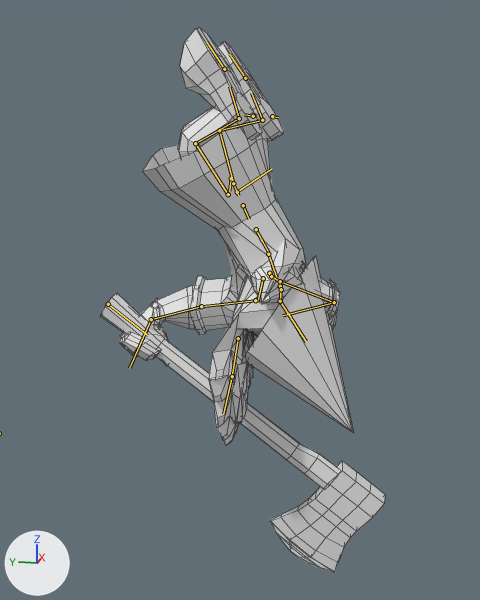
An edit to the FBX model Assets/Prefabs/Default Gnome.fbx, drawn before and after from the same camera.
Camera for both pictures: a camera (50 mm lens) standing at (-12.17, -7.72, 8.53) and looking at (-0.33, -5.35, 5.56). The axes (+X, +Y, +Z) are drawn at lower left. The lights are the same throughout. Both versions are drawn at frame 21 of the action '003_Chop'; the numbers are the values there. The bones that bend it are drawn over the model as lines. Mesh edges are drawn as thin lines.

Objects in the first picture: 'Roundcube.004', 'axe.001'.
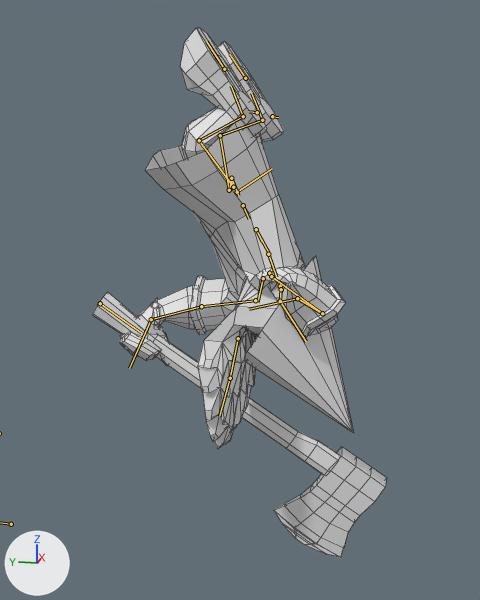
Location of each change, [x1, y1, x2, y2] in pixels of the pictures (480 x 600 px):
'Roundcube.004', posed
    before: [120, 27, 354, 445]
    after: [120, 27, 354, 449]
'axe.001', posed
    before: [100, 293, 385, 573]
    after: [93, 292, 387, 558]
bone 'ORG-thigh.L', root to tip
    before: (233, 183) to (219, 130)
    after: (229, 190) to (220, 135)
bone 'ORG-shin.L', root to tip
    before: (219, 130) to (262, 120)
    after: (220, 135) to (262, 120)
bone 'ORG-thigh.R', root to tip
    before: (228, 194) to (195, 143)
    after: (233, 187) to (199, 140)
bone 'ORG-shin.R', root to tip
    before: (195, 143) to (239, 118)
    after: (199, 140) to (243, 116)
bone 'ORG-foot.R', root to tip
    before: (239, 118) to (229, 86)
    after: (243, 116) to (231, 86)
bone 'ORG-toe.R', root to tip
    before: (224, 69) to (206, 42)
    after: (224, 69) to (206, 41)
bone 'ORG-beard', root to tip
    before: (238, 338) to (232, 376)
    after: (238, 338) to (230, 378)
bone 'ORG-upper_arm.R', root to tip
    before: (271, 276) to (280, 281)
    after: (271, 276) to (322, 313)
bone 'ORG-forearm.R', root to tip
    before: (280, 281) to (334, 302)
    after: (322, 313) to (297, 298)
bone 'ORG-hand.R', root to tip
    before: (334, 302) to (283, 315)
    after: (297, 298) to (249, 309)
bone 'Axe', root to tip
    before: (108, 304) to (148, 335)
    after: (100, 303) to (141, 333)

The change, as a list of edits to the scene's bpy script:
```text
Change bone_mch_spine_001:
    where bone_mch_spine_001 = bpy.data.objects['rig'].pose.bones['MCH-spine.001']  # child of 'torso'
    bone_mch_spine_001.rotation_quaternion: (0.998, -0.003, 0.021, 0.056) -> (1.0, 0.0, 0.0, 0.0)  # degrees (0, 2, 6) -> degrees (0, 0, 0)
Change bone_mch_spine:
    where bone_mch_spine = bpy.data.objects['rig'].pose.bones['MCH-spine']  # child of 'spine_fk.001'
    bone_mch_spine.rotation_quaternion: (0.998, -0.003, 0.021, 0.056) -> (1.0, 0.0, 0.0, 0.0)  # degrees (0, 2, 6) -> degrees (0, 0, 0)
Change bone_org_thigh_l:
    where bone_org_thigh_l = bpy.data.objects['rig'].pose.bones['ORG-thigh.L']  # child of 'ORG-spine'
    bone_org_thigh_l.rotation_quaternion: (0.976, 0.203, 0.029, -0.067) -> (0.961, 0.264, -0.028, 0.075)  # degrees (23, 5, -7) -> degrees (30, -5, 8)
Change bone_org_shin_l:
    where bone_org_shin_l = bpy.data.objects['rig'].pose.bones['ORG-shin.L']  # child of 'ORG-thigh.L'
    bone_org_shin_l.rotation_quaternion: (0.768, 0.641, 0.0, 0.0) -> (0.839, 0.545, 0.0, 0.0)  # degrees (80, 0, 0) -> degrees (66, 0, 0)
Change bone_org_foot_l:
    where bone_org_foot_l = bpy.data.objects['rig'].pose.bones['ORG-foot.L']  # child of 'ORG-shin.L'
    bone_org_foot_l.rotation_quaternion: (0.99, -0.132, -0.027, -0.042) -> (0.985, -0.08, -0.088, -0.124)  # degrees (-15, -4, -4) -> degrees (-8, -11, -14)
Change bone_org_thigh_r:
    where bone_org_thigh_r = bpy.data.objects['rig'].pose.bones['ORG-thigh.R']  # child of 'ORG-spine'
    bone_org_thigh_r.rotation_quaternion: (0.997, 0.067, -0.016, 0.037) -> (0.982, -0.004, -0.077, 0.171)  # degrees (8, -2, 4) -> degrees (-2, -9, 20)
Change bone_org_shin_r:
    where bone_org_shin_r = bpy.data.objects['rig'].pose.bones['ORG-shin.R']  # child of 'ORG-thigh.R'
    bone_org_shin_r.rotation_quaternion: (0.767, 0.641, 0.0, 0.0) -> (0.725, 0.689, 0.0, 0.0)  # degrees (80, 0, 0) -> degrees (87, 0, 0)
Change bone_org_foot_r:
    where bone_org_foot_r = bpy.data.objects['rig'].pose.bones['ORG-foot.R']  # child of 'ORG-shin.R'
    bone_org_foot_r.rotation_quaternion: (0.985, 0.058, -0.145, -0.076) -> (0.963, -0.012, -0.216, -0.163)  # degrees (8, -16, -10) -> degrees (3, -25, -20)
Change bone_org_toe_r:
    where bone_org_toe_r = bpy.data.objects['rig'].pose.bones['ORG-toe.R']  # child of 'ORG-foot.R'
    bone_org_toe_r.rotation_quaternion: (0.999, 0.048, 0.0, -0.002) -> (1.0, 0.0, 0.0, 0.0)  # degrees (5, 0, 0) -> degrees (0, 0, 0)
Change bone_org_beard:
    where bone_org_beard = bpy.data.objects['rig'].pose.bones['ORG-beard']  # child of 'ORG-spine.006'
    bone_org_beard.rotation_quaternion: (0.564, -0.161, -0.075, 0.806) -> (0.592, -0.246, 0.061, 0.765)  # degrees (-18, 10, 108) -> degrees (-13, 27, 102)
Change bone_org_upper_arm_r:
    where bone_org_upper_arm_r = bpy.data.objects['rig'].pose.bones['ORG-upper_arm.R']  # child of 'ORG-shoulder.R'
    bone_org_upper_arm_r.rotation_quaternion: (-0.056, -0.984, 0.166, -0.017) -> (0.047, -0.178, -0.434, 0.882)  # degrees (174, -3, -19) -> degrees (-54, 16, 166)
Change bone_org_forearm_r:
    where bone_org_forearm_r = bpy.data.objects['rig'].pose.bones['ORG-forearm.R']  # child of 'ORG-upper_arm.R'
    bone_org_forearm_r.rotation_quaternion: (0.876, 0.483, 0.0, 0.0) -> (0.814, 0.581, 0.0, 0.0)  # degrees (58, 0, 0) -> degrees (71, 0, 0)
Change bone_org_hand_r:
    where bone_org_hand_r = bpy.data.objects['rig'].pose.bones['ORG-hand.R']  # child of 'ORG-forearm.R'
    bone_org_hand_r.rotation_quaternion: (-0.35, 0.817, 0.068, 0.452) -> (0.205, 0.316, -0.917, -0.128)  # degrees (-124, -52, -20) -> degrees (-22, -163, 41)
Change bone_axe:
    where bone_axe = bpy.data.objects['rig'].pose.bones['Axe']
    bone_axe.location: (-2.78, 3.95, 1.37) -> (-2.76, 3.95, 1.19)
    bone_axe.rotation_quaternion: (0.381, 0.742, 0.243, 0.496) -> (0.395, 0.73, 0.264, 0.492)  # degrees (105, -33, 62) -> degrees (104, -31, 64)
```
